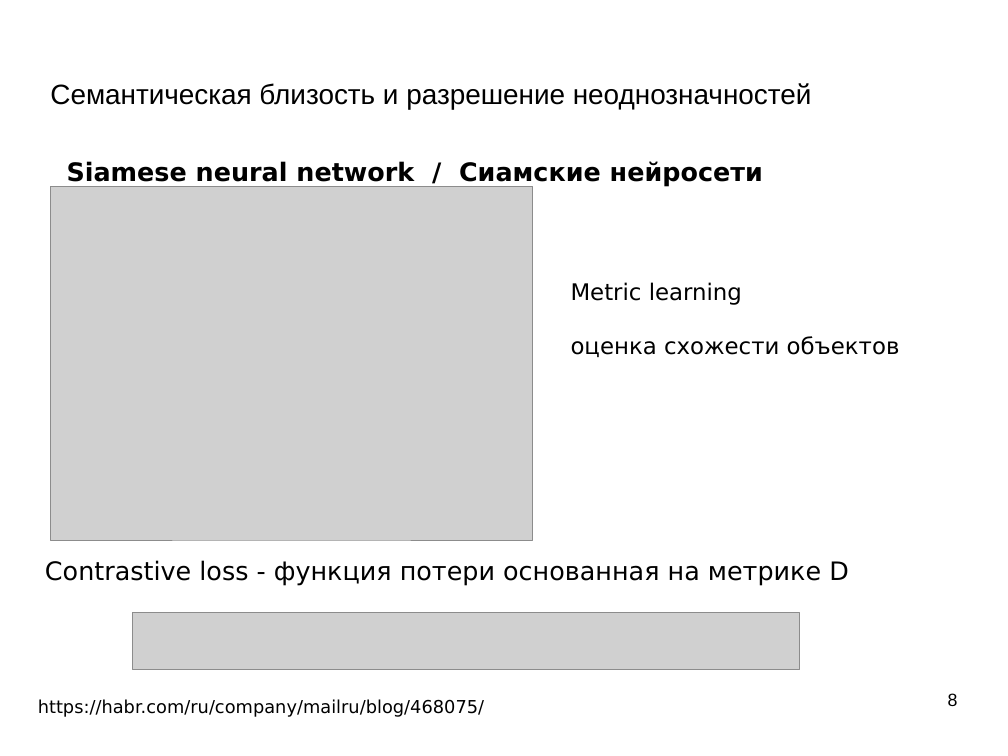
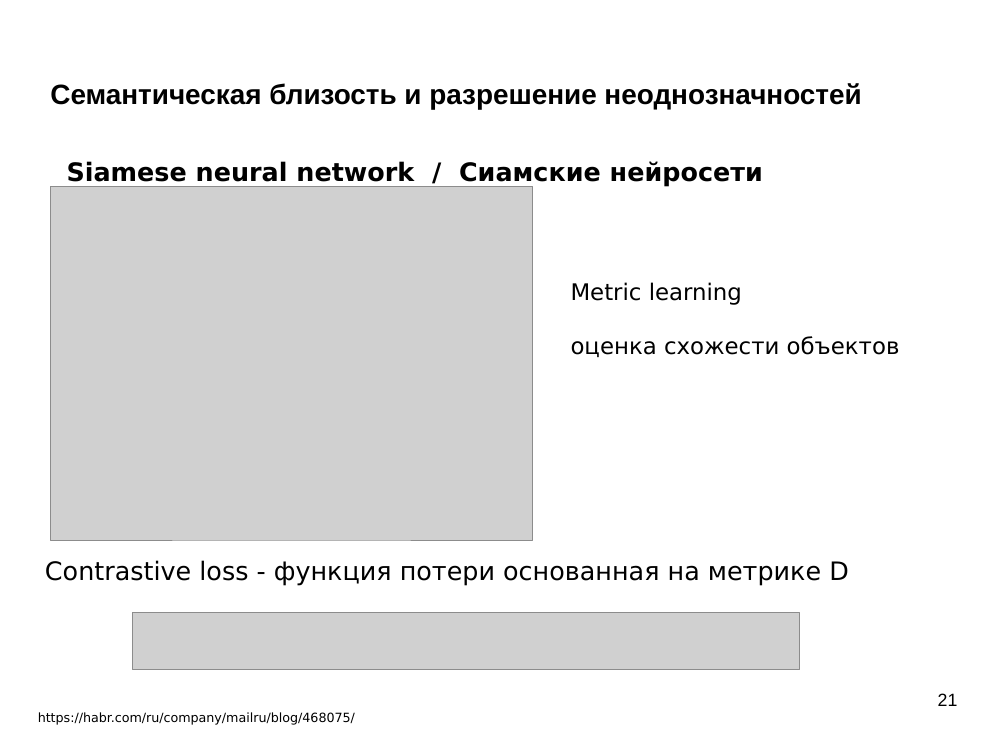
Before and after one commit to mechanoid5/ml_nlp_2022, a slide deck: slide 21 of 11-semantic.odp (slide 8 before the commit). Drawn at 1008x756 pixels with LibreOffice and Linux fonts; fonts in the diff are those of the drawing; grey boxes stand for pictures; background and template pictures are left out. Boxes give left, top, right and bottom in pixels: in the first picture for what was removed or moved away, otherwise in the second. Text is boxed around its words. In the diff, an @@ line names an element or a change of style, - is before the commit and + after.

```diff
--- a/11-semantic.odp
+++ b/11-semantic.odp
@@ title "Семантическая близость и разрешение неоднозначностей" at [50,83,861,109]: bold on @@
@@ text "https://habr.com/ru/company/mailru/blog/468075/": place and size @@
-text "https://habr.com/ru/company/mailru/blog/468075/" at [38,699,484,717]
+text "https://habr.com/ru/company/mailru/blog/468075/" at [38,712,355,725]
@@ text "https://habr.com/ru/company/mailru/blog/468075/" at [38,712,355,725]: size 14 to 10 pt @@
@@ page number at [938,693,958,706]: text changed @@
-8
+21
```
Also in this commit, not shown: 8 other slides changed, 13 slides added, 2 other files.
